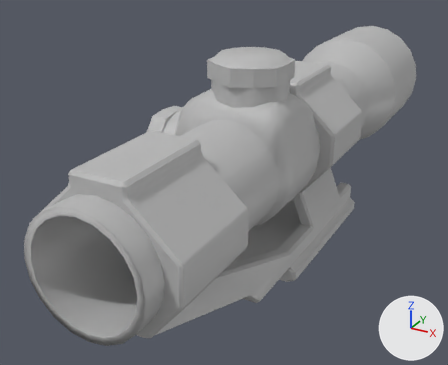
Before and after pictures for a commit that changed the FBX model MayaGame/Assets/model/optic/scope_short.fbx.
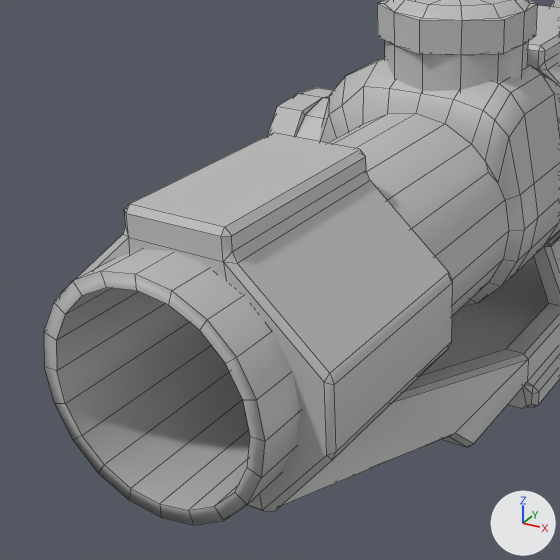
Old and new are each drawn whole from a 50 mm camera at (0.0556, -0.1192, 0.0493) aimed at (-0.0109, 0.0018, -0.0112) and again close up on the part from 0% to 69% of the width and 16% to 100% of the height. Lighting does not change. The marker at lower right points along +X, +Y and +Z. The close-ups show mesh edges as thin lines. Where no turn or scale is listed for an object, it has been applied to the vertices.

The first close-up shows 'mount', 'scope'.
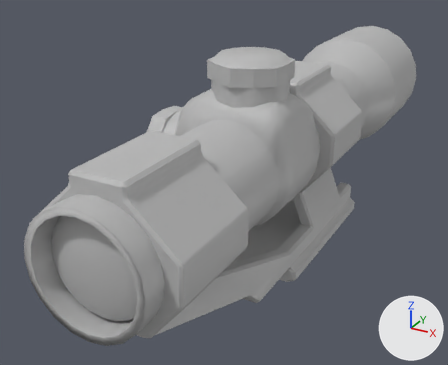
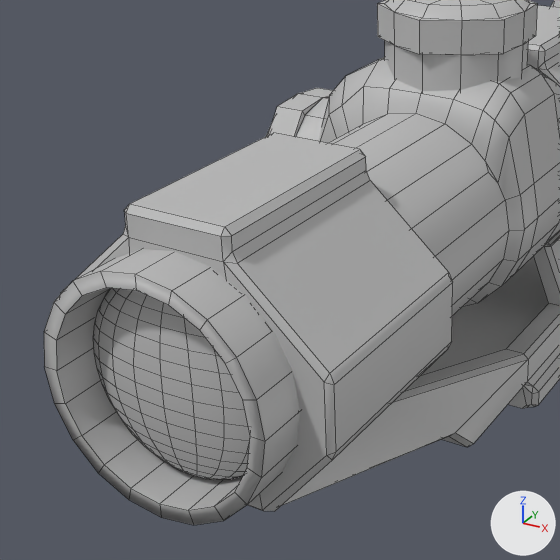
What the commit changed:
Mesh me_mesh_003 is new.
It has 211 vertices, 200 faces and spans x -0.0098..0.0098, y -0.003..0.0, z -0.0098..0.0098.
It uses material mat_lambert1 (grey #bcbcbc).
Object 'glass' (ob_glass) is new; it shows me_mesh_003.
Its location is (0.0, -0.0565, 0.0).

Pixel boxes [x1, y1, x2, y2] of what changed, in the close-ups (560 x 560 px):
'glass', added: after [93, 288, 250, 480]
